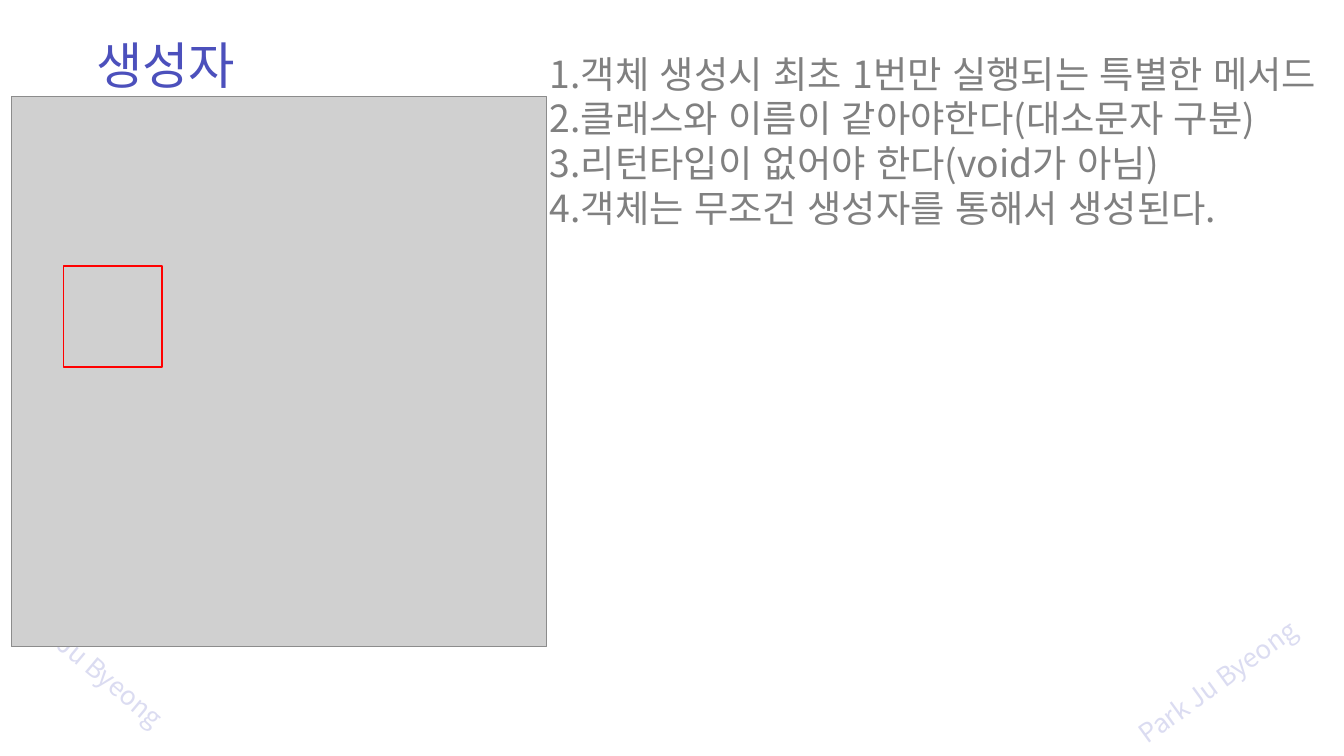
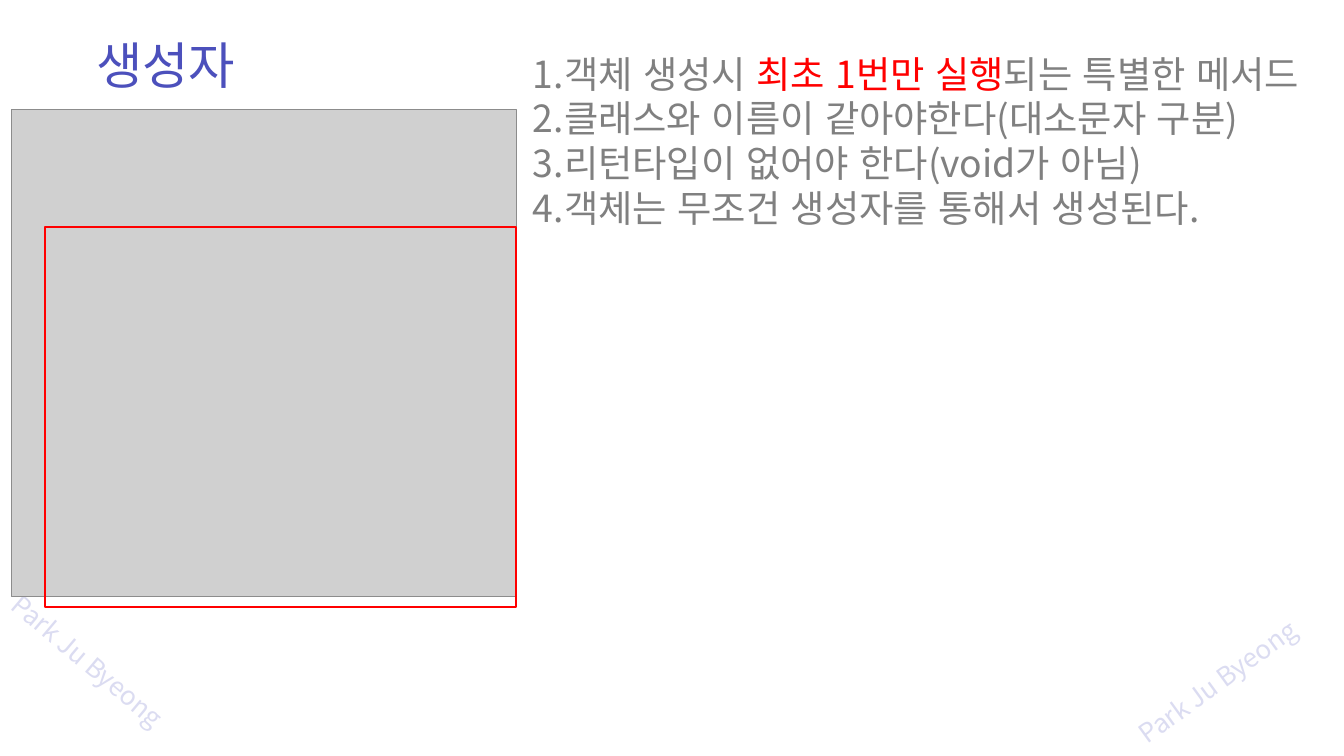
Before and after one commit to zest132/JavaLecture, a slide deck: slide 4 of JavaLecture/LectureFile/java 8강 생성자.pptx. Drawn at 1344x756 pixels with LibreOffice and Linux fonts; fonts in the diff are those of the drawing; grey boxes stand for pictures. Boxes give left, top, right and bottom in pixels: in the first picture for what was removed or moved away, otherwise in the second. Text is boxed around its words. In the diff, an @@ line names an element or a change of style, - is before the commit and + after.

```diff
--- a/JavaLecture/LectureFile/java 8강 생성자.pptx
+++ b/JavaLecture/LectureFile/java 8강 생성자.pptx
@@ text "1.객체 생성시 최초 1번만 실행되는 ...": place and size @@
-text "1.객체 생성시 최초 1번만 실행되는 ..." at <box>550,57,1316,225</box>
+text "1.객체 생성시 최초 1번만 실행되는 ..." at <box>533,57,1299,225</box>
@@ text at <box>533,57,1299,91</box>: text colour #808080 to #FF0000 in "최초 1번만 실행되는" @@
@@ picture: place and size @@
-picture at <box>11,96,547,646</box>
+picture at <box>11,109,516,596</box>
@@ rectangle: place and size @@
-rectangle at <box>64,266,163,367</box>
+rectangle at <box>45,227,516,607</box>
```
Also in this commit, not shown: 2 other files.
